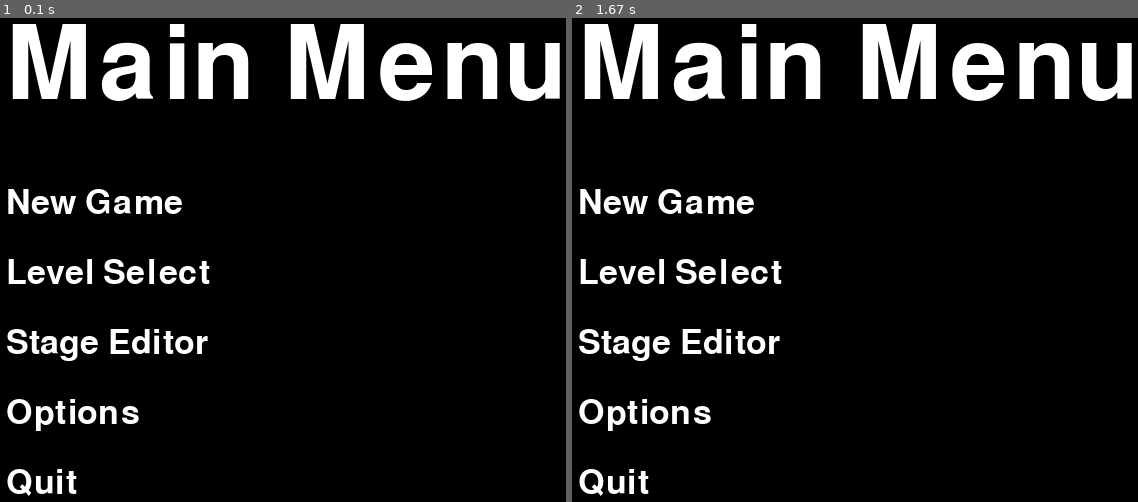
Above: before the commit, frames 1-2 (left to right).
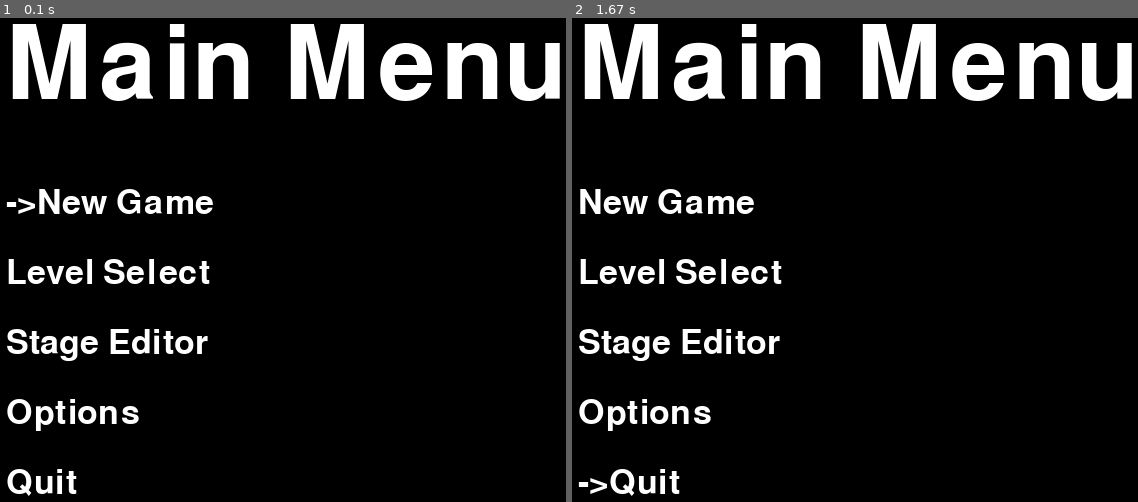
Above: after the commit, the same moments.

Repository: VoxLight/Breakout-pygame
Game: pygame game, started from game.py
Same seed, same stepped clock (60 frames per second), same inputs: the game is played once before the commit and once after it.
Inputs:
- Up to frame 1 (0.1 s): no input
- Up to frame 2 (1.67 s): hold Enter 0.33-0.8 s; hold Up 0.33-0.8 s; tap Enter at 0.83 s; hold Up 1.17-1.63 s

The runs differ from the first frame. In frame 1, 1.0% of the frame differs, in the area x 1-38%, y 35-41%; in frame 2, 0.5%.

Commit message:
Added menu item callbacks
Added callbacks that are executed when an item in a menu is currently selected and the enter key is pressed.

Diff:
--- a/common.py
+++ b/common.py
@@ -16,7 +16,7 @@
     return (random.randint(0, 255) for _ in range(3))
 
 
-def draw_text(text, surface, pos, font=None, size=20, color=(255,255,255)):
+def draw_text(text, surface, pos, font=None, size=20, color=WHITE):
     if font is None:
         font = pygame.font.SysFont(None,size)
     textobj = font.render(text, 1, color)
--- a/game.py
+++ b/game.py
@@ -19,15 +19,15 @@
 
     # Setup menus for the game
     mm = Menu('Main Menu', SCREEN, CLOCK)
+    # TODO: Add Menu.activate as callback for these items
     mm.add_item('New Game')
     mm.add_item('Level Select')
     mm.add_item('Stage Editor')
     mm.add_item('Options')
-    mm.add_item('Quit')
+    mm.add_item('Quit', callback='exit')
 
     # main game loop
     while True:
-        quit_handler()
         mm.activate()
 
 
--- a/menu.py
+++ b/menu.py
@@ -1,33 +1,67 @@
 from common import *
+import pygame
+import sys
 
 class Menu:
     topleft = 50, 50
 
-    def __init__(self, name, screen, clock, title_size=150, item_size=50, title_color=WHITE, item_color=WHITE, item_spacing=20):
+    def __init__(self, name, screen, clock, title_size=150, title_color=WHITE, item_size=50, item_spacing=20):
         self.name = name
         self.screen = screen
         self.clock = clock
         self.title_size = title_size
         self.item_size = item_size
         self.title_color = title_color
-        self.item_color = item_color
         self.item_spacing = item_spacing
         self.items = []
+        self.is_active = False
 
-    def add_item(self, name, color=(255, 255, 255)):
-        self.items.append({"name":name, "color":color})
+    def add_item(self, name, color=WHITE, callback=lambda: True):
+        self.items.append({"name":name, "color":color, "callback":callback})
 
     def activate(self):
-        while True:
-            quit_handler()
+        self.is_active = True
+        selected = 0
+        while self.is_active:
+            for event in pygame.event.get():
+                print(event)
+                if event.type == pygame.QUIT:
+                    pygame.quit()
+                    sys.exit()
+                if event.type == pygame.KEYDOWN:
+                    if event.key == pygame.K_UP:
+                        if selected == 0:
+                            selected = len(self.items)-1
+                        else:
+                            selected -= 1
+                    elif event.key == pygame.K_DOWN:
+                        if selected == len(self.items)-1:
+                            selected = 0
+                        else:
+                            selected += 1
+                    if event.key == pygame.K_RETURN:
+                        action = self.items[selected]["callback"]
+                        if type(action) == str:
+                            if action == "exit":
+                                self.is_active = False
+                                break
+                        else:
+                            action()
+
 
             self.screen.fill((0, 0, 0))
 
             draw_text(self.name, self.screen, self.topleft, size=self.title_size, color=self.title_color)
             nextpos = self.topleft[0], self.topleft[1] + (self.item_spacing + self.title_size)
             for item in self.items:
-                draw_text(item['name'], self.screen, nextpos, size=self.item_size, color=item['color'])
+                if self.items.index(item) == selected:
+                    text = "->" + item['name']
+                else:
+                    text = item['name']
+                draw_text(text, self.screen, nextpos, size=self.item_size, color=item['color'])
                 nextpos = nextpos[0], nextpos[1] + (self.item_spacing + self.item_size)
+
+
 
             pygame.display.update()
             self.clock.tick(FPS)
